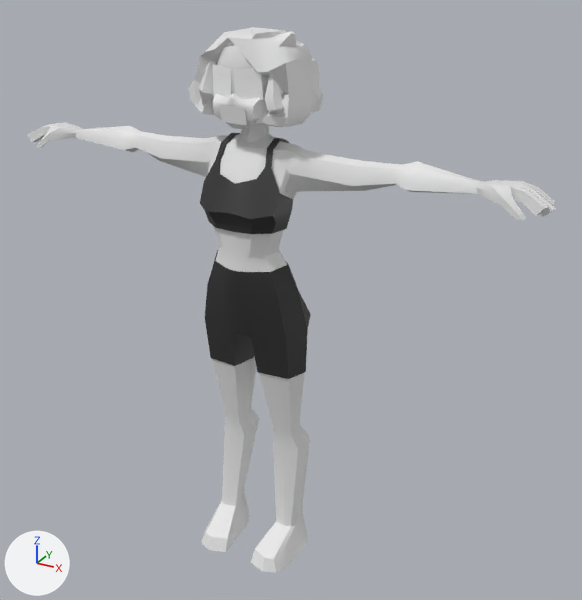
Renders of the glTF model Characters/Animation/Character_Animations_Retargetted_Skinned.glb from each side of a commit.
Camera for both pictures: a camera (50 mm lens) standing at (3.19, -5.3, 5.05) and looking at (0.22, 0.09, 2.35). The axes (+X, +Y, +Z) are drawn at lower left. The lights are the same throughout. Vertices at the same position are counted once.

The older version as bpy lines, for what is in view:
```python
ob_characterbase_bottom = bpy.data.objects.new('CharacterBase_Bottom', me_cylinder_037)
ob_characterbase_bottom.location = (0.0, 0.0, 0.0)
ob_characterbase_face = bpy.data.objects.new('CharacterBase_Face', me_cylinder_014)
ob_characterbase_face.location = (0.0, 0.0, 0.0)
ob_characterbase_top = bpy.data.objects.new('CharacterBase_Top', me_cylinder_001)
ob_characterbase_top.location = (0.0, 0.0, 0.0)
```
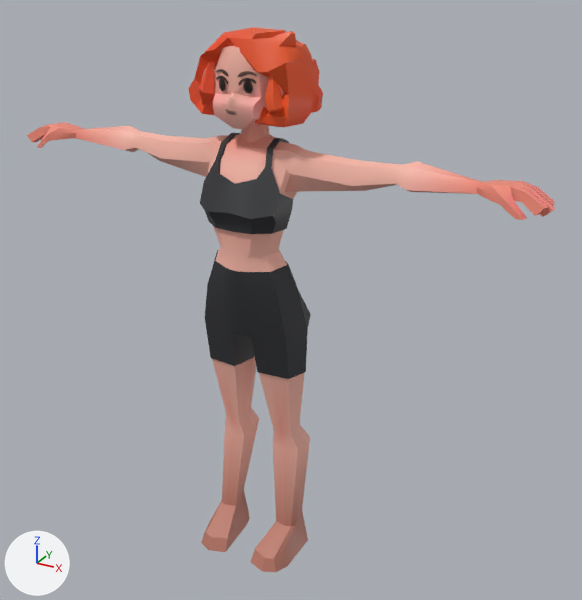
What differs and where, as boxes (x1, y1, x2, y2) in the pictures (582 x 600 px):
'CharacterBase_Bottom', recoloured, surface changed (grey to pink): (201, 250, 310, 572) in both
'CharacterBase_Top', recoloured (white to pink): (27, 123, 556, 272) in both
'CharacterBase_Face', recoloured, surface changed (grey to red): (189, 27, 323, 129) in both
part 2 of me_cylinder_014, recoloured (grey to red): (189, 27, 323, 127) in both
part 3 of me_cylinder_014, recoloured (grey to pink): (201, 45, 284, 129) in both
part 4 of me_cylinder_001, recoloured (white to pink): (27, 123, 556, 220) in both
part 5 of me_cylinder_001, recoloured: (200, 133, 293, 234) in both
part 6 of me_cylinder_001, recoloured (white to pink): (97, 126, 452, 272) in both

What changed in the scene script:
```text
Change mat_clothes:
    remove n2 = _N.new('ShaderNodeMix'); n2.name = 'Mix'
    remove n2.data_type = 'RGBA'
    remove n2.blend_type = 'MULTIPLY'
    remove n2.inputs[0].default_value = 1.0  # 'Factor'
    remove n2.inputs[7].default_value = (0.0277, 0.0277, 0.0277, 1.0)  # 'B', black #2e2e2e
    where n0 = _N.new('ShaderNodeBsdfPrincipled'); n0.name = 'Principled BSDF'
    where n3 = _N.new('ShaderNodeVertexColor'); n3.name = 'Color Attribute'
    remove _L.new(n2.outputs[2], n0.inputs[0])  # 'Result' to 'Base Color'
    remove _L.new(n3.outputs[0], n2.inputs[6])  # 'Color' to 'A'
    add _L.new(n3.outputs[0], n0.inputs[0])  # 'Color' to 'Base Color'
Change mat_main:
    remove n2 = _N.new('ShaderNodeMix'); n2.name = 'Mix'
    remove n2.data_type = 'RGBA'
    remove n2.blend_type = 'MULTIPLY'
    remove n2.inputs[0].default_value = 1.0  # 'Factor'
    remove n2.inputs[7].default_value = (0.8, 0.8, 0.8, 1.0)  # 'B', white #e7e7e7
    where n0 = _N.new('ShaderNodeBsdfPrincipled'); n0.name = 'Principled BSDF'
    where n3 = _N.new('ShaderNodeVertexColor'); n3.name = 'Color Attribute'
    remove _L.new(n2.outputs[2], n0.inputs[0])  # 'Result' to 'Base Color'
    remove _L.new(n3.outputs[0], n2.inputs[6])  # 'Color' to 'A'
    add _L.new(n3.outputs[0], n0.inputs[0])  # 'Color' to 'Base Color'
Change mat_mouth:
    remove # nodes: BsdfPrincipled, OutputMaterial, VertexColor
    nodes: BsdfPrincipled, Math, Mix, OutputMaterial, TexImage, VertexColor
    uses the picture img_facea_mouth_neutral
Change mat_eyes:
    remove # nodes: BsdfPrincipled, OutputMaterial, VertexColor
    nodes: BsdfPrincipled, Math, Mix, OutputMaterial, TexImage, VertexColor
    uses the picture img_facea_eye_neutral
Change mat_eyebrows:
    remove # nodes: BsdfPrincipled, OutputMaterial, VertexColor
    nodes: BsdfPrincipled, Math, Mix, OutputMaterial, TexImage, VertexColor
    uses the picture img_facea_eyebrow_netural
Change me_cylinder_037:
    where me_cylinder_037.from_pydata(...)  # 216 vertices, 384 faces; spans x -0.47..0.47, y -0.55..0.2, z 0.0..2.77
    me_cylinder_037 part 1: 313 kept faces spanning x -0.47..0.47, y -0.55..0.2, z 0.0..2.77 get new vertex colours
Change me_cylinder_014:
    where me_cylinder_014.from_pydata(...)  # 424 vertices, 779 faces; spans x -0.532..0.511, y -0.397..0.406, z 3.821..4.507
    me_cylinder_014 part 2: 520 faces centred in x -0.512..0.491, y -0.347..0.396, z 3.844..4.501 are repainted in the vertex colours; the middle colour goes from white #ffffff to orange #f04c1f
    me_cylinder_014 part 3: 249 faces centred in x -0.34..0.34, y -0.396..0.217, z 3.824..4.446 are repainted in the vertex colours; the middle colour goes from white #ffffff to pink #f8b1a0
Change me_cylinder_001:
    where me_cylinder_001.from_pydata(...)  # 552 vertices, 974 faces; spans x -2.28..2.28, y -0.48..0.17, z 2.72..3.92
    me_cylinder_001 part 4: 348 faces centred in x -2.26..2.26, y -0.27..0.06, z 3.44..3.86 are repainted in the vertex colours; the middle colour goes from white #ffffff to pink #f89084
    me_cylinder_001 part 5: 216 faces centred in x -0.36..0.36, y -0.46..0.17, z 3.06..3.72 are repainted in the vertex colours; the middle colour goes from white #ffffff to black #2e2f33
    me_cylinder_001 part 6: 410 faces centred in x -1.42..1.42, y -0.41..0.14, z 2.77..3.86 are repainted in the vertex colours; the middle colour goes from white #ffffff to beige #f8b8a8
```
